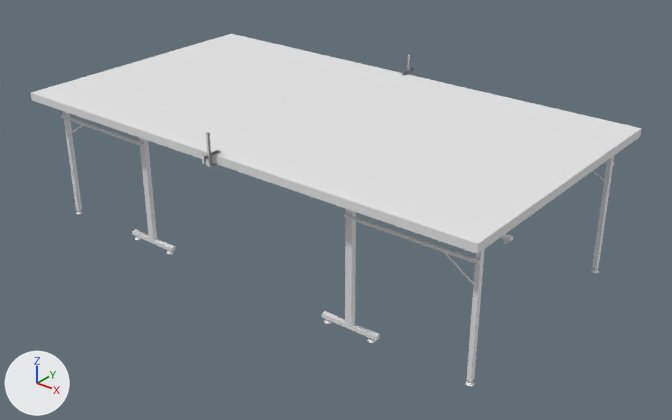
A saved change to the FBX model VR Ping Pong AI/Assets/Models/table.fbx.
Camera for both pictures: a 50 mm camera at (2.85, -3.44, 2.35) aimed at (0.12, -0.03, 0.23). The lights are fixed; the arrows at lower left show +X, +Y and +Z. Vertices at the same position are counted once.

Names of what the first picture shows: 'legs1', 'netClamps', 'tableTop'.
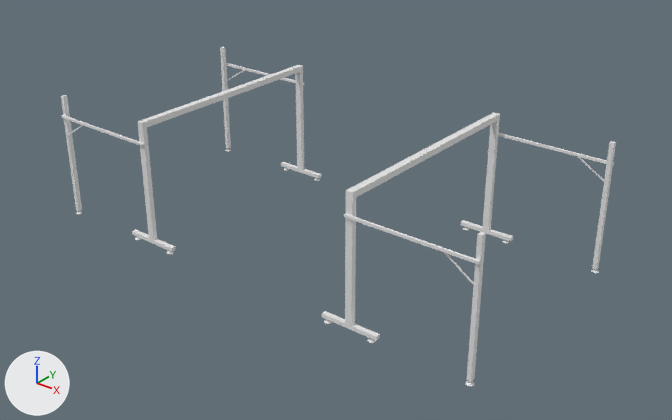
Location of each change, [x1, y1, x2, y2] in pixels of the pictures (672 x 420 px):
'tableTop', hidden: before [31, 34, 641, 254]
'netClamps', hidden: before [202, 54, 414, 167]
part 1 of me_cube_008, deleted: before [202, 132, 221, 167]
part 2 of me_cube_008, deleted: before [401, 54, 414, 76]

Diff of the bpy script that builds the scene:
```diff
--- a/VR Ping Pong AI/Assets/Models/table.fbx.py
+++ b/VR Ping Pong AI/Assets/Models/table.fbx.py
@@ me_cube_008 @@
 me_cube_008.from_pydata(...)  # 208 vertices, 200 faces; spans x -0.01..0.01, y -0.82..0.82, z -0.06..0.1
 # used by ob_netclamps; location = (0.0, 0.0, 0.76)
+# me_cube_008 part 1: the loose piece of 52 vertices spanning x -0.01..0.01, y -0.82..-0.72, z -0.06..0.1 is deleted
+# me_cube_008 part 2: the loose piece of 52 vertices spanning x -0.01..0.01, y 0.72..0.82, z -0.06..0.1 is deleted
@@ ob_tabletop @@
 ob_tabletop.location = (0.0, 0.0, 0.76)
+ob_tabletop.hide_viewport = True
@@ ob_netclamps @@
 ob_netclamps.location = (0.0, 0.0, 0.76)
+ob_netclamps.hide_viewport = True
```
